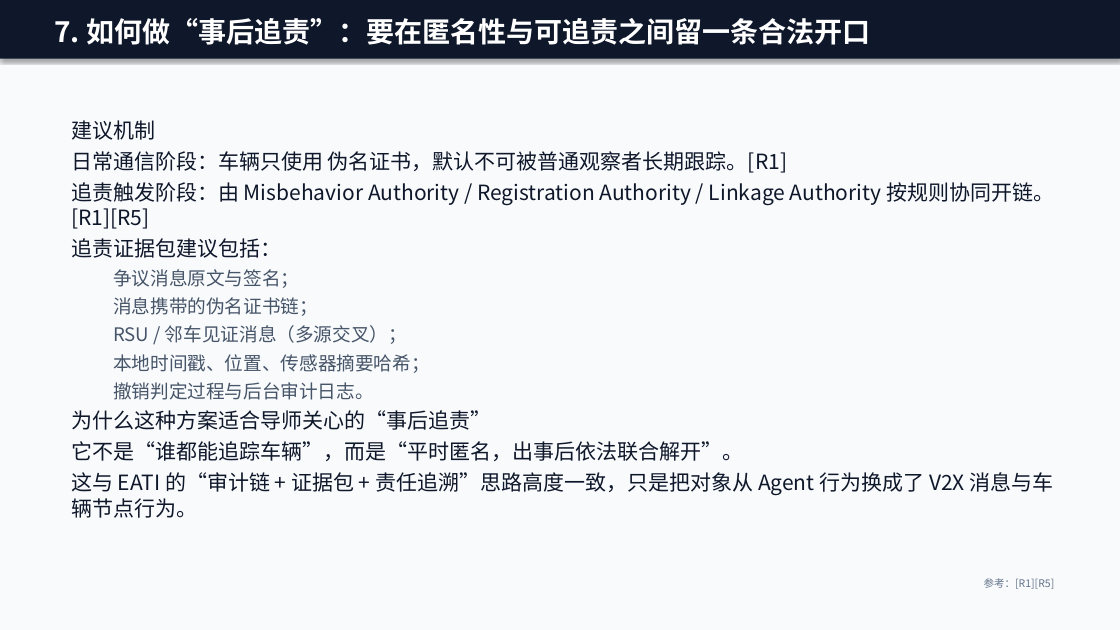
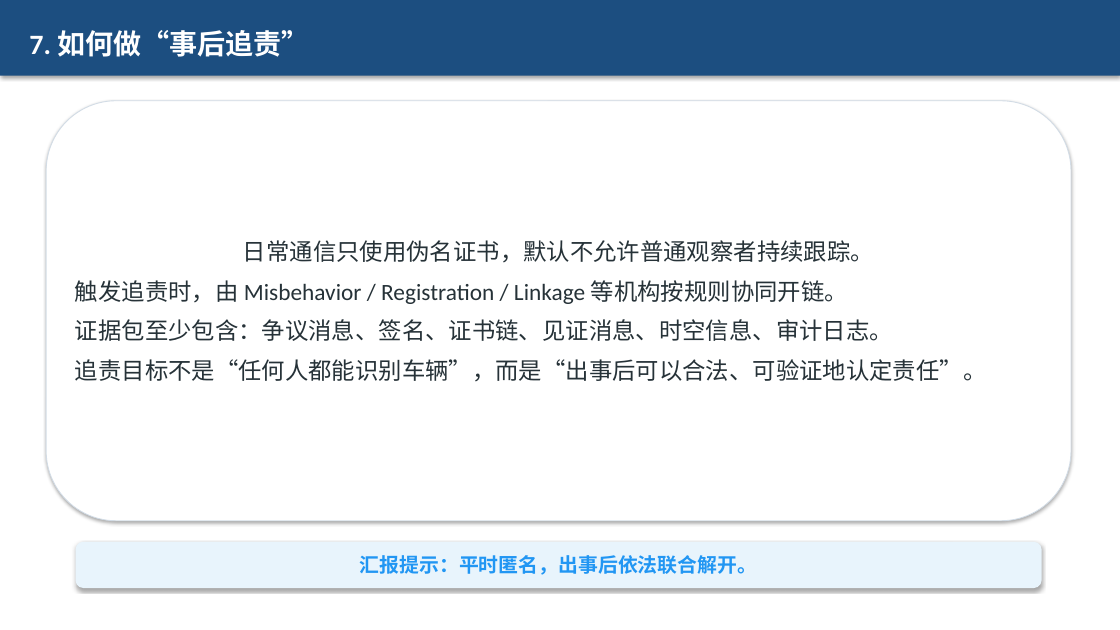
Before and after one commit to zhang10225/EATI, a slide deck: slide 8 of docs/VANET-弱硬件实时撤销与事后追责调研.pptx. Drawn at 1120x630 pixels with LibreOffice and Linux fonts; fonts in the diff are those of the drawing. Boxes give left, top, right and bottom in pixels: in the first picture for what was removed or moved away, otherwise in the second. Text is boxed around its words. In the diff, an @@ line names an element or a change of style, - is before the commit and + after.

```diff
--- a/docs/VANET-弱硬件实时撤销与事后追责调研.pptx
+++ b/docs/VANET-弱硬件实时撤销与事后追责调研.pptx
@@ rectangle removed at bbox=[0, 0, 1120, 630] @@
@@ rectangle removed at bbox=[0, 0, 1120, 59] @@
@@ rectangle added at bbox=[0, 0, 1120, 76], fill #1C4E80, 24 pt, text #FFFFFF, bold @@
+7. 如何做“事后追责”
@@ text removed at bbox=[54, 18, 870, 45] @@
-7. 如何做“事后追责”：要在匿名性与可追责之间留一条合法开口
@@ rounded rectangle "日常通信只使用伪名证书，默认不允许普通观察者持续跟踪。": place and size @@
-rounded rectangle "日常通信只使用伪名证书，默认不允许普通观察者持续跟踪。" at bbox=[71, 120, 1054, 518]
+rounded rectangle "日常通信只使用伪名证书，默认不允许普通观察者持续跟踪。" at bbox=[46, 101, 1071, 521]
@@ rounded rectangle "日常通信只使用伪名证书，默认不允许普通观察者持续跟踪。" at bbox=[46, 101, 1071, 521]: vertical alignment top to middle; fill none to #FFFFFF; outline none to #D2DCE6 0.75 pt; shadow on @@
@@ text in rounded rectangle at bbox=[75, 240, 986, 382]: text changed; size 18 to 20 pt; font Noto Sans CJK SC to Calibri; text colour #0F172A to #263238 @@
-建议机制
-日常通信阶段：车辆只使用 伪名证书，默认不可被普通观察者长期跟踪。[R1]
-追责触发阶段：由 Misbehavior Authority / Registration Authority / Linkage Authority 按规则协同开链。[R1][R5]
-追责证据包建议包括：
-  争议消息原文与签名；
-  消息携带的伪名证书链；
-  RSU / 邻车见证消息（多源交叉）；
-  本地时间戳、位置、传感器摘要哈希；
-  撤销判定过程与后台审计日志。
-为什么这种方案适合导师关心的“事后追责”
-它不是“谁都能追踪车辆”，而是“平时匿名，出事后依法联合解开”。
-这与 EATI 的“审计链 + 证据包 + 责任追溯”思路高度一致，只是把对象从 Agent 行为换成了 V2X 消息与车辆节点行为。
+日常通信只使用伪名证书，默认不允许普通观察者持续跟踪。
+触发追责时，由 Misbehavior / Registration / Linkage 等机构按规则协同开链。
+证据包至少包含：争议消息、签名、证书链、见证消息、时空信息、审计日志。
+追责目标不是“任何人都能识别车辆”，而是“出事后可以合法、可验证地认定责任”。
@@ rounded rectangle added at bbox=[76, 542, 1042, 588], fill #E8F4FC, 17 pt, text #2196F3, bold @@
+汇报提示：平时匿名，出事后依法联合解开。
@@ text removed at bbox=[984, 578, 1055, 589] @@
-参考：[R1][R5]
```
Also in this commit, not shown: 6 other slides changed, 5 slides added, 7 slides removed, 3 other files.
